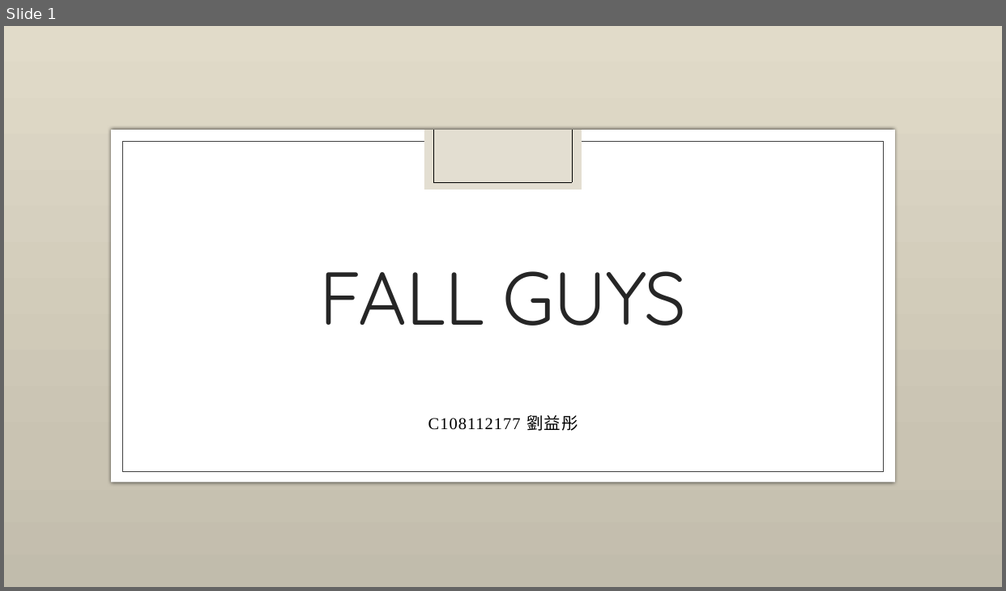
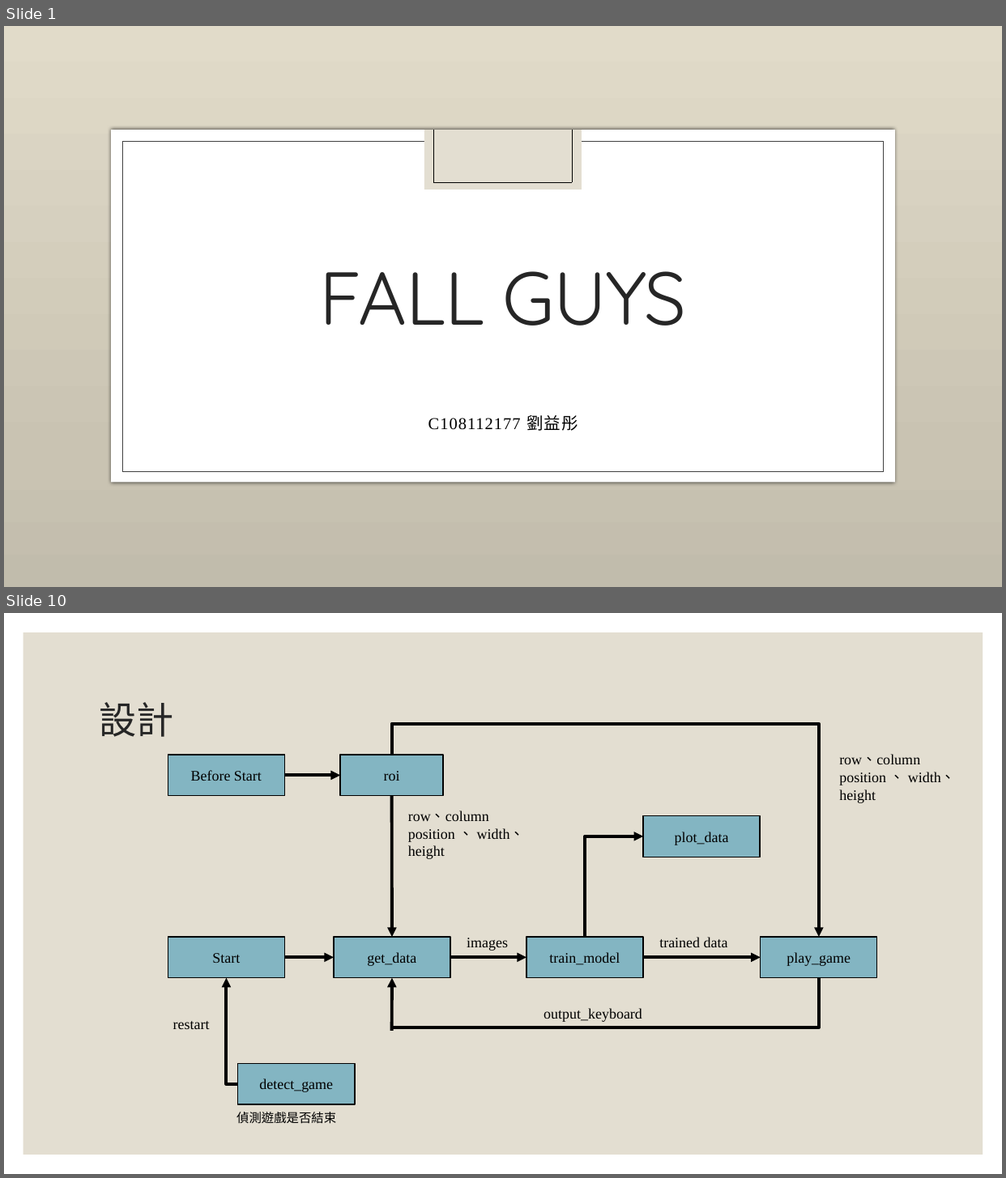
Before and after one commit to San-Zero/ML_homework, a slide deck: Fall-guys-ML.pptx. Shown one above the other, each under a label of ours: slide 1 before the commit, slides 1 and 10 after it; the slides between them are not shown. The pictures are 1006x591 and 1006x1178 pixels, drawn with LibreOffice and Linux fonts; fonts in the diff are those of the drawing; background and template pictures are left out. Boxes give left, top, right and bottom in pixels: in the first picture for what was removed or moved away, otherwise in the second. Text is boxed around its words. In the diff, an @@ line names an element or a change of style, - is before the commit and + after.

Commit message:
update ppt
more detail for the block breakdown and CNN model

```diff
--- a/Fall-guys-ML.pptx
+++ b/Fall-guys-ML.pptx
@@ slide 10 added at [4, 613, 1002, 1174], background #FFFFFF @@
@@ rectangle added at [23, 632, 983, 1155], fill #E3DED1 @@
@@ title added at [99, 702, 173, 737], 36 pt, text #262626 @@
+設計
@@ group added at [168, 724, 956, 1124]: 8 rectangles, 7 texts, 6 arrows, 3 elbow arrows, 1 elbow line @@
+Before Start
+roi
+Start
+get_data
+train_model
+play_game
+row、column position 、 width、height
+  images
+  trained data
+plot_data
+  output_keyboard
+detect_game
+  偵測遊戲是否結束
+  restart
+row、column position 、 width、height
```
Also in this commit, not shown: 3 slides changed, 8 other slides added, 3 slides removed.
